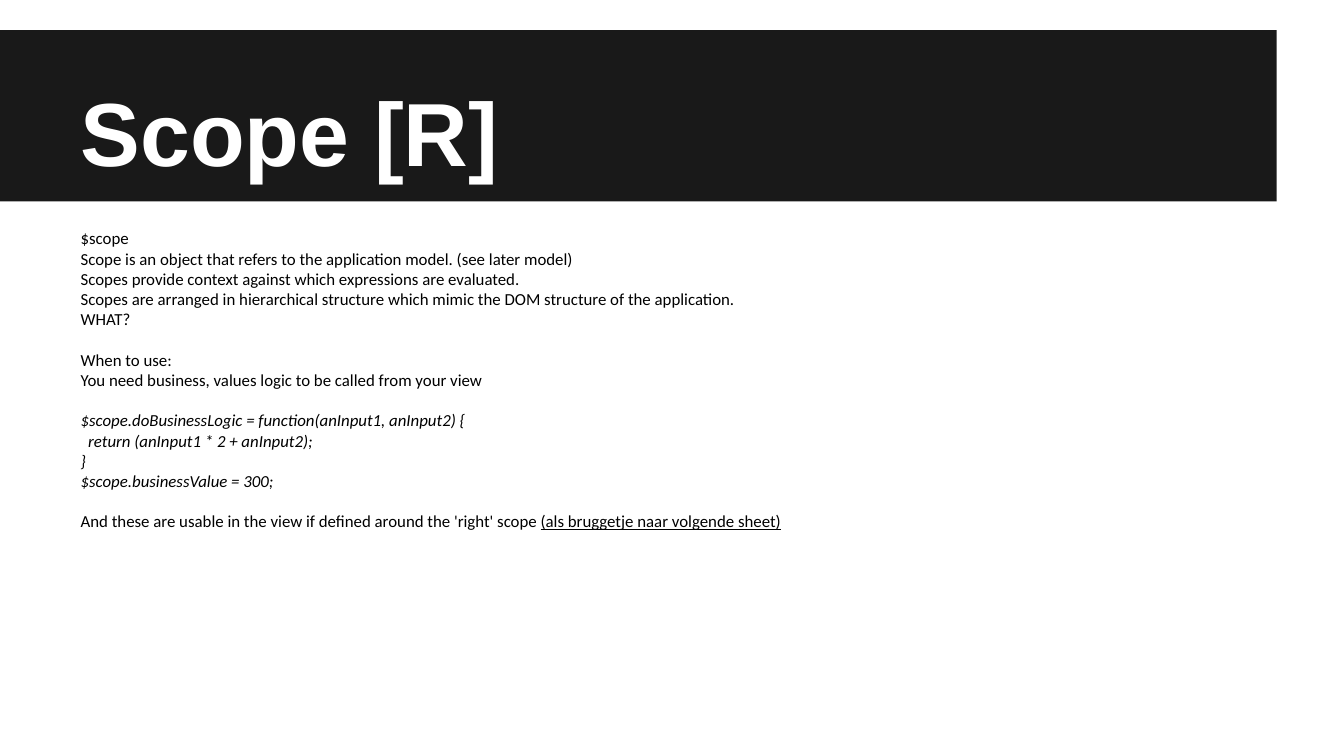
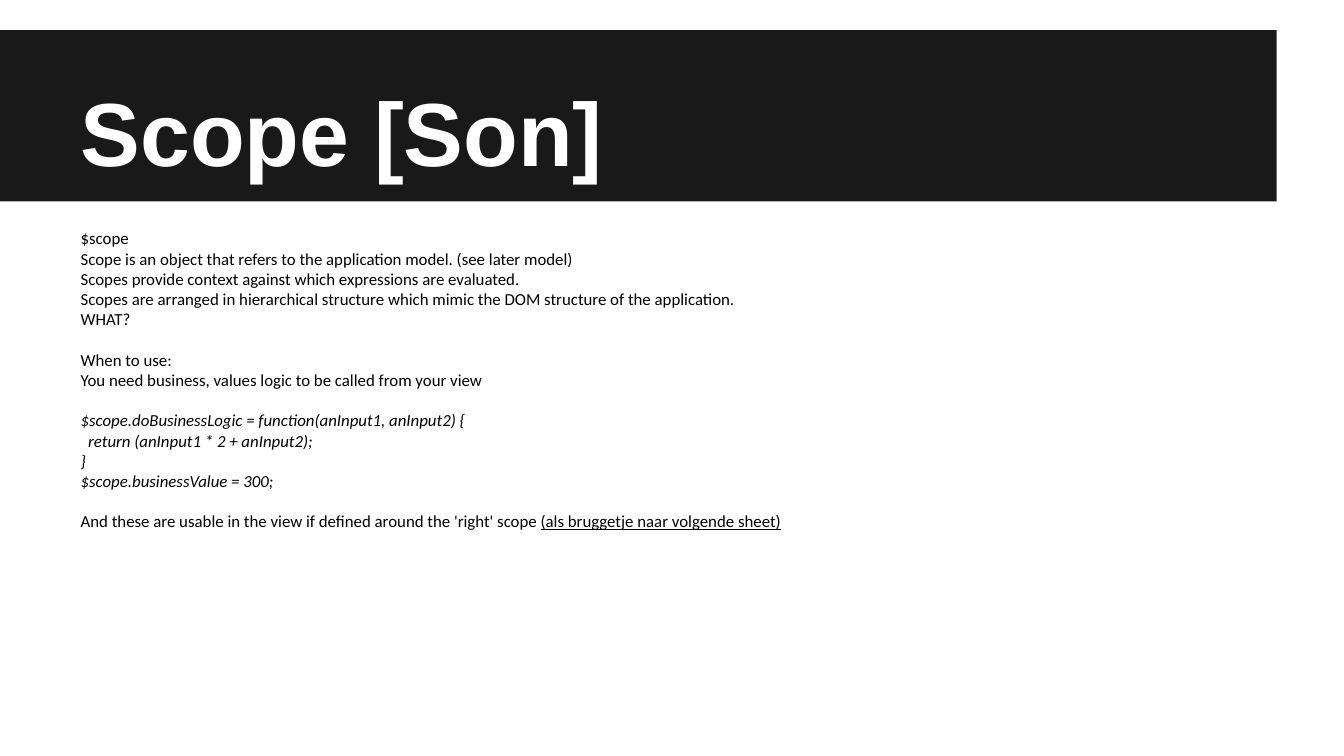
Before and after one commit to Sintelbom/kes-angular, a slide deck: slide 9 of src/main/webapp/KES AngularJS - 19112014.pptx (slide 7 before the commit). Drawn at 1344x756 pixels with LibreOffice and Linux fonts; fonts in the diff are those of the drawing. Boxes give left, top, right and bottom in pixels: in the first picture for what was removed or moved away, otherwise in the second. Text is boxed around its words. In the diff, an @@ line names an element or a change of style, - is before the commit and + after.

```diff
--- a/src/main/webapp/KES AngularJS - 19112014.pptx
+++ b/src/main/webapp/KES AngularJS - 19112014.pptx
@@ title at (x1=81, y1=101, x2=603, y2=183): text changed @@
-Scope [R]
+Scope [Son]
```
Also in this commit, not shown: 9 other slides changed, 3 slides added, 3 slides removed.
